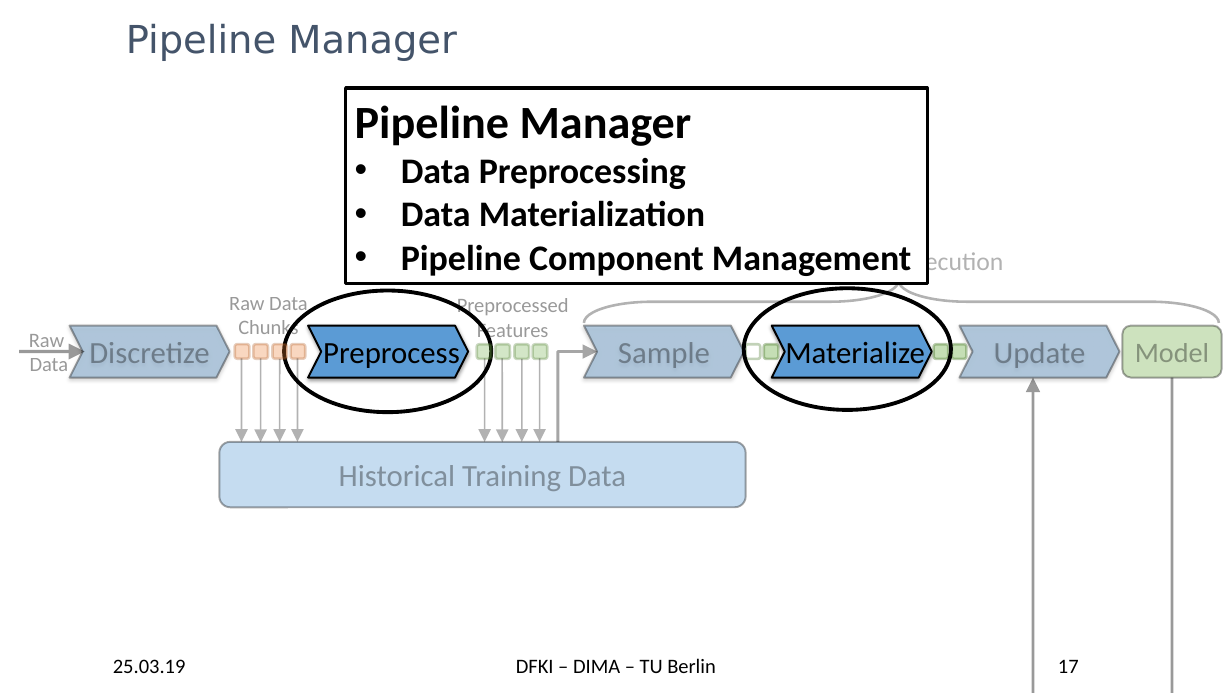
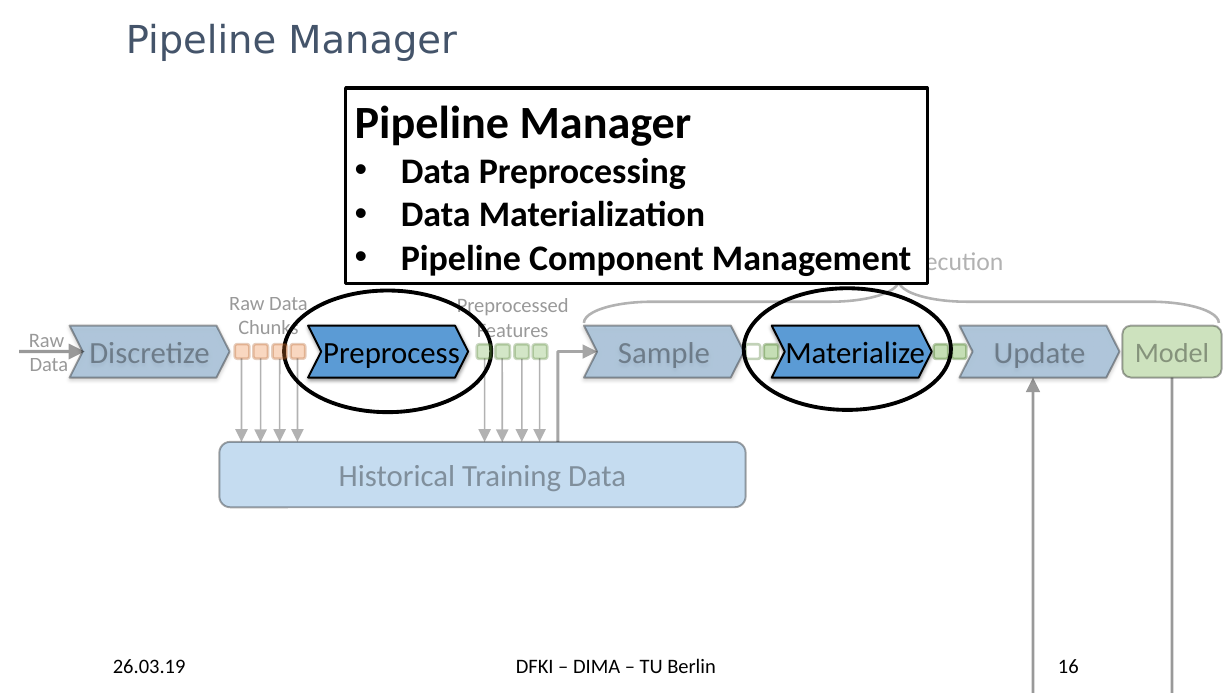
Before and after one commit to TU-Berlin-DIMA/continuous-pipeline-deployment, a slide deck: slide 16 of slides/edbt-2019/edbt-2019.pptx (slide 17 before the commit). Drawn at 1232x693 pixels with LibreOffice and Linux fonts; fonts in the diff are those of the drawing; background and template pictures are left out. Boxes give left, top, right and bottom in pixels: in the first picture for what was removed or moved away, otherwise in the second. Text is boxed around its words. In the diff, an @@ line names an element or a change of style, - is before the commit and + after.

```diff
--- a/slides/edbt-2019/edbt-2019.pptx
+++ b/slides/edbt-2019/edbt-2019.pptx
@@ text at bbox=[113, 659, 186, 673]: text changed @@
-25.03.19
+26.03.19
@@ page number at bbox=[1058, 659, 1079, 673]: text changed @@
-17
+16
```
Also in this commit, not shown: 29 other slides changed.
